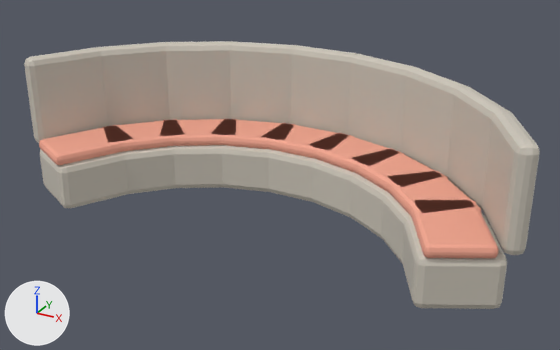
What one commit did to the glTF model game/models/cafe_booth.glb.
Rendered twice from a camera (50 mm lens) standing at (2.95, -3.96, 2.99) and looking at (0.06, 1.29, 0.37). Every picture has the same lights, and +X, +Y and +Z are marked at lower left. The picture after the commit comes second. Where no turn or scale is listed for an object, it has been applied to the vertices. Vertices at exactly the same position are counted once.
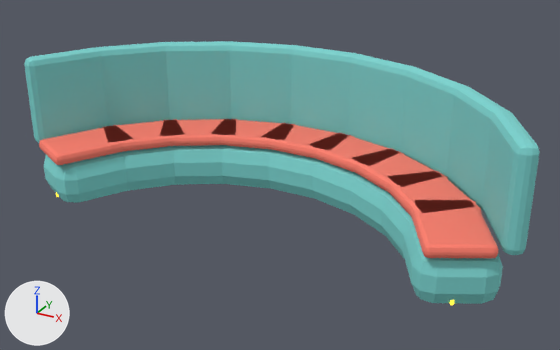
Edits to the bpy script that builds the scene:
```text
Change mat_loungepearl:
    mat_loungepearl.base_color: (0.624, 0.578, 0.497) -> (0.198, 0.651, 0.624)  # pale yellow #cfc8bb -> cyan #7bd3cf
Change mat_loungepeach:
    mat_loungepeach.base_color: (0.888, 0.376, 0.27) -> (1.0, 0.205, 0.147)  # beige #f2a58e -> red #ff7d6b
Change me_cube_001:
    used by ob_cube_001; location = (0.0, 0.0, 0.0)
    remove me_cube_001.from_pydata(...)  # 2016 vertices, 3888 faces; spans x -2.2..2.2, y 0.44..2.32, z 0.0..1.22
    add me_cube_001.from_pydata(...)  # 2016 vertices, 3888 faces; spans x -2.2..2.2, y 0.45..2.32, z 0.0..1.22
    me_cube_001 part 1: 504 of 2016 vertices moved; they spanned x -2.1..2.1, y 0.44..2.21, z 0.0..0.42 and now span x -2.07..2.07, y 0.48..2.21, z 0.0..0.42; mean shift (0.0, 0.0, 0.0); largest move (0.87, 1.99, 0.42) -> (0.77, 1.93, 0.42)
```

Pixel boxes [x1, y1, x2, y2] of what changed, in the pictures (560 x 350 px; the box of a moved part takes in the faces that stretch with it):
'Cube.001', recoloured, reshaped
    before: [24, 41, 540, 309]
    after: [24, 41, 540, 305]
part 1 of me_cube_001, moved or reshaped
    before: [40, 145, 507, 309]
    after: [44, 145, 503, 304]
